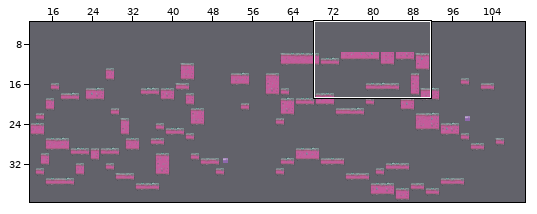
Two versions of a level (Tiled map, res/maps/map-a3.tmx). Above: a wide view before the commit, with the close-up outlined.
Close-up. Old version:
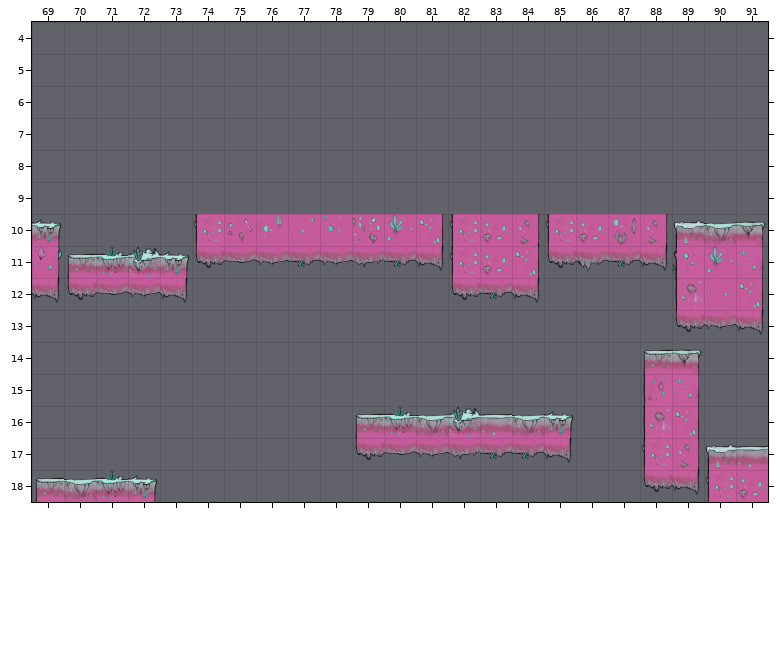
Cells are 64x64 px. Shown: x 69..91, y 4..18. The commit also changed other parts of the map, which this record leaves out. The old version is drawn lined up with the new one.
After the commit:
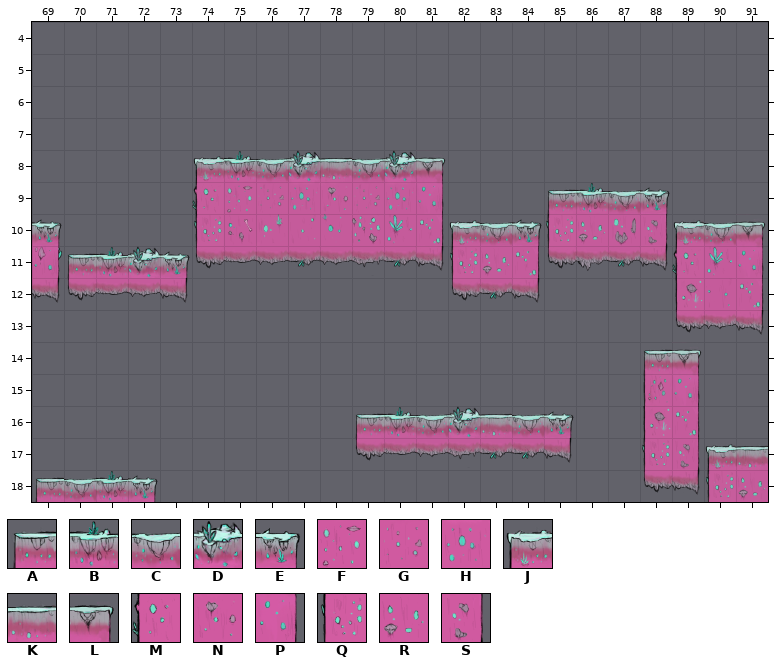
Key: from "tiledmap_final": A 6, B 7, C 8, D 9, E 10, F 32, G 33, H 34, J 54, K 55, L 62, M 79, N 80, P 87, Q 129, R 130, S 137.
_ is an empty cell.
Change:
{"change": "map size 100x30 -> 120x50 cells (old content now starts at 10,10; both pictures use the new coordinates)"}
{"where": "layer \"main\""}
{"y":8,"x":74,"old":"________","new":"JBCDKCDL"}
{"y":9,"x":74,"old":"________","new":"MFGHNGHP"}
{"y":9,"x":85,"old":"____","new":"ABCE"}
{"y":10,"x":82,"old":"QRS","new":"JCE"}
{"label":"changed","picture_box":[192,150,670,246]}
